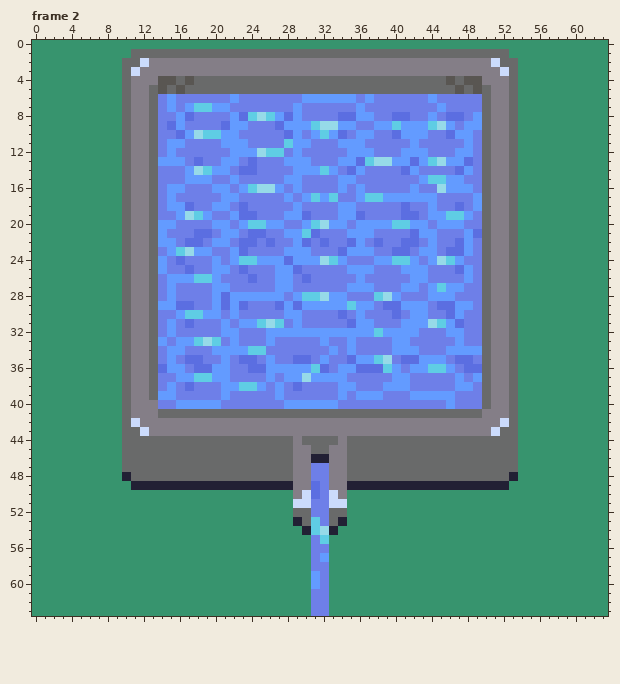
Animated GIF sprite -- fountain.gif. Above, as it was before the edit.
The file is 64x64 pixels, 6 frames. Shown: frame 2. The commit also changed other frames, which this record leaves out.
After the commit:
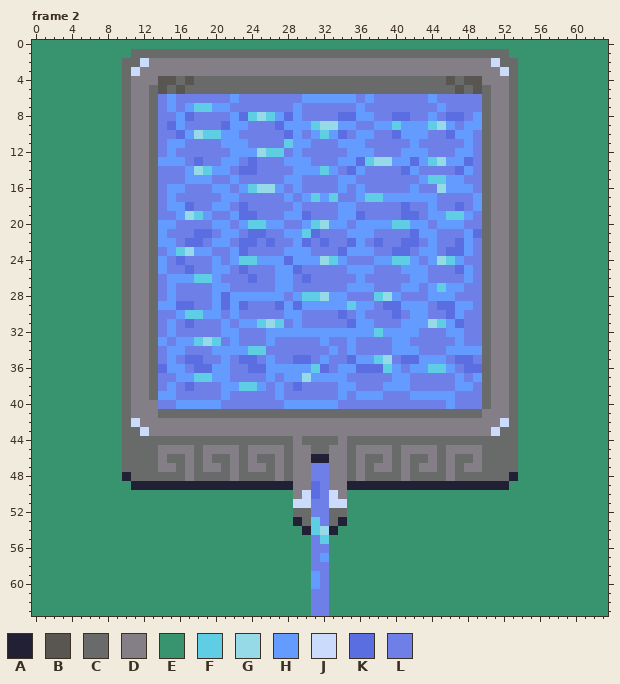
Palette (. is transparent): A #222034  B #595652  C #696a6a  D #847e87  E #37946e  F #5fcde4  G #96dae8  H #639bff  J #cbdbfc  K #5b6ee1  L #6e7fe8
The commit says: added fountain change to every frame
Edits made:
Frame 2:
y 45: x 14..17 CCCC -> DDDD; x 19..22 CCCC -> DDDD; x 24..27 CCCC -> DDDD; x 36..39 CCCC -> DDDD; x 41..44 CCCC -> DDDD; x 46..49 CCCC -> DDDD
y 46: x 14 C -> D; x 17 C -> D; x 19 C -> D; x 22 C -> D; x 24 C -> D; x 27 C -> D; x 36 C -> D; x 39 C -> D; x 41 C -> D; x 44 C -> D; x 46 C -> D; x 49 C -> D
y 47: x 14..15 CC -> DD; x 17 C -> D; x 19..20 CC -> DD; x 22 C -> D; x 24..25 CC -> DD; x 27 C -> D; x 36 C -> D; x 38..39 CC -> DD; x 41 C -> D; x 43..44 CC -> DD; x 46 C -> D; x 48..49 CC -> DD
y 48: x 17 C -> D; x 22 C -> D; x 27 C -> D; x 36 C -> D; x 41 C -> D; x 46 C -> D
Pixel boxes of the changes (left, top, right, bottom) in both pictures:
changed: (158, 445, 284, 481)
changed: (356, 445, 482, 481)
